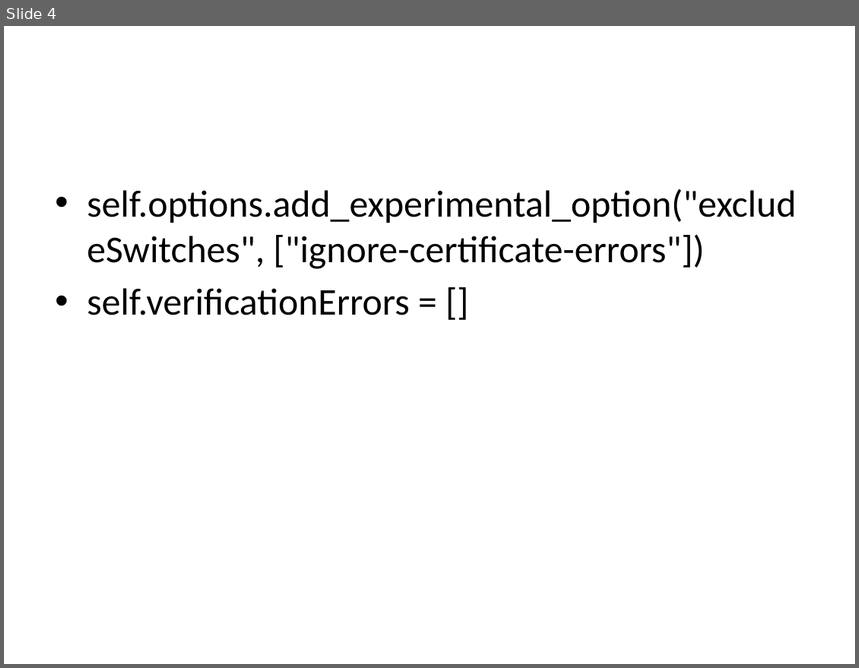
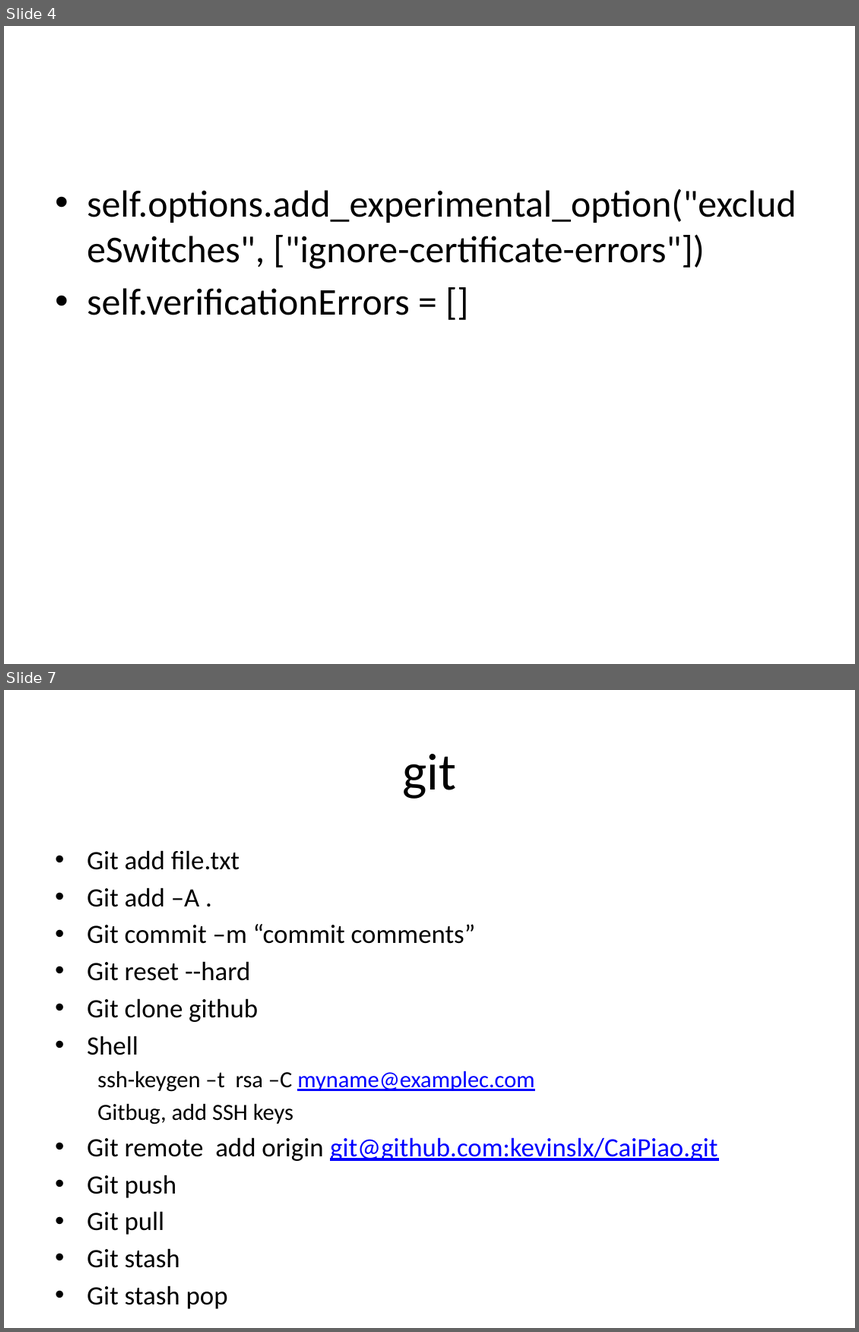
Before and after one commit to kevinslx/CaiPiao, a slide deck: selenium webdriver with python.pptx. Shown one above the other, each under a label of ours: slide 4 before the commit, slides 4 and 7 after it; the slides between them are not shown. The pictures are 859x668 and 859x1332 pixels, drawn with LibreOffice and Linux fonts; fonts in the diff are those of the drawing. Boxes give left, top, right and bottom in pixels: in the first picture for what was removed or moved away, otherwise in the second. Text is boxed around its words. In the diff, an @@ line names an element or a change of style, - is before the commit and + after.

```diff
--- a/selenium webdriver with python.pptx
+++ b/selenium webdriver with python.pptx
@@ slide 7 added at box(4, 690, 855, 1328), background #FFFFFF @@
@@ title added at box(403, 754, 457, 799), 44 pt, text #000000 @@
+git
@@ text added at box(87, 850, 718, 1268), 22.4 pt, text #000000 @@
+• Git add file.txt
+• Git add –A .
+• Git commit –m “commit comments”
+• Git reset --hard
+• Git clone github
+• Shell
+  ssh-keygen –t rsa –C myname@examplec.com
+  Gitbug, add SSH keys
+• Git remote add origin git@github.com:kevinslx/CaiPiao.git
+• Git push
+• Git pull
+• Git stash
+• Git stash pop
```
Also in this commit, not shown: 2 other slides added, 1 slide removed, 16 other files.
